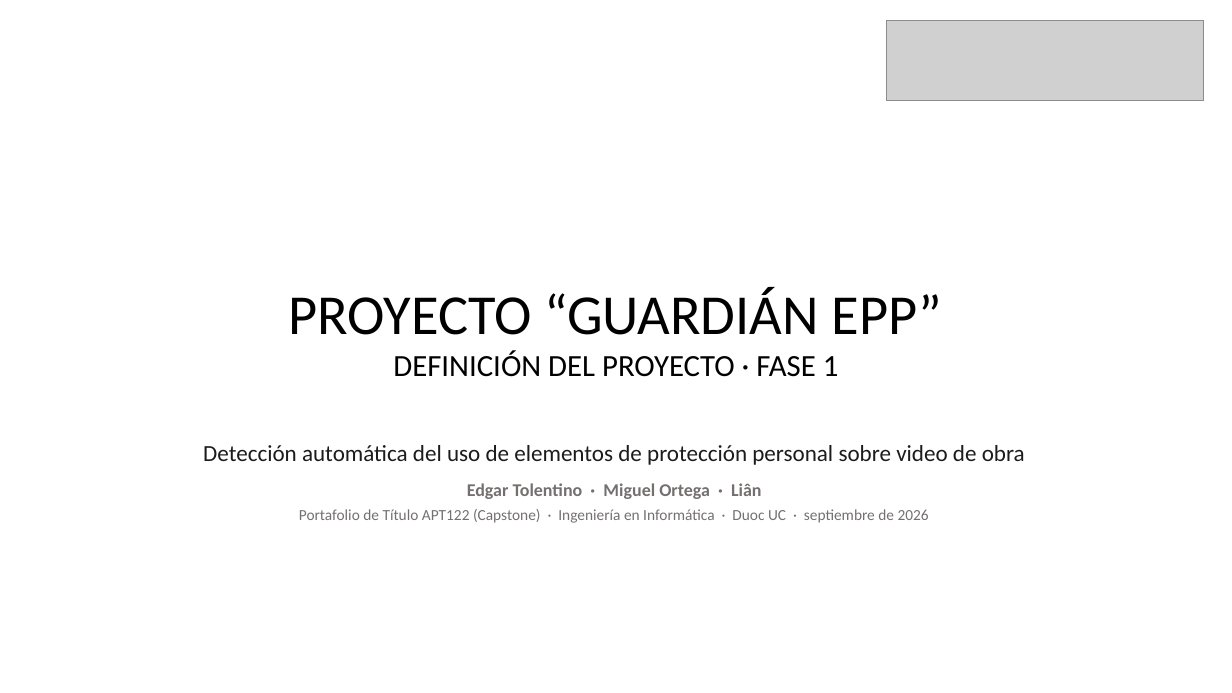
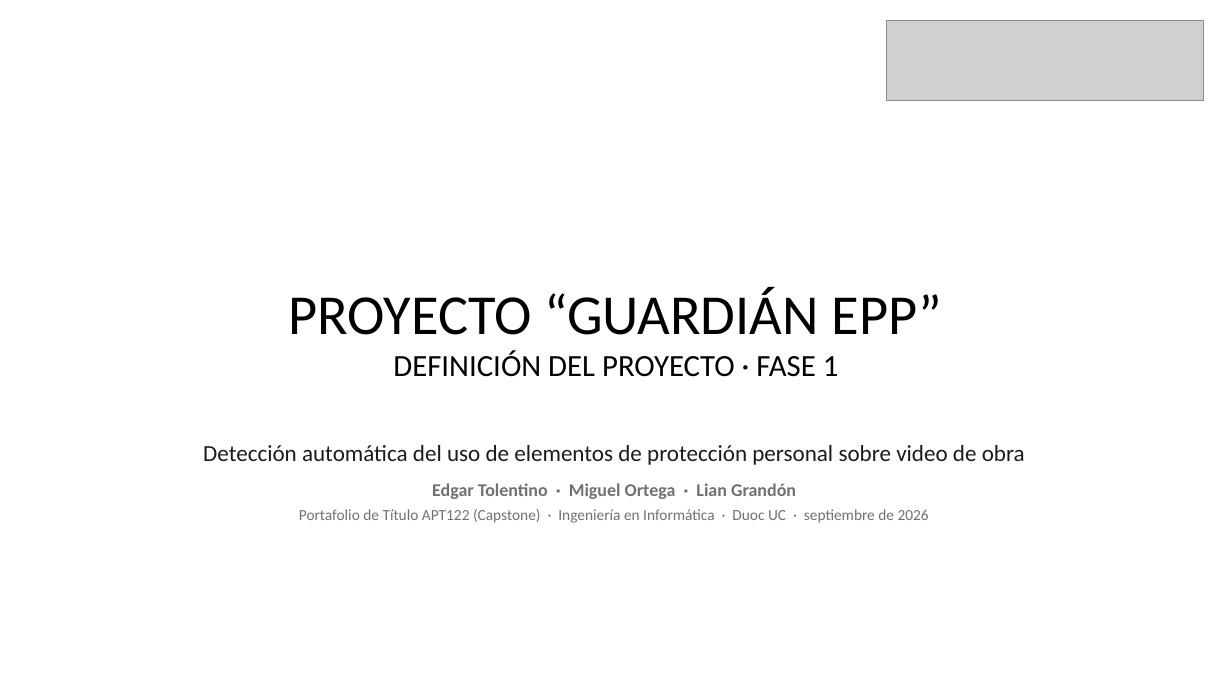
Before and after one commit to EdgarTolentino/proyecto-capstone-2026, a slide deck: slide 1 of Fase 1/Evidencias Grupales/Presentación Proyecto.pptx. Drawn at 1232x693 pixels with LibreOffice and Linux fonts; fonts in the diff are those of the drawing; grey boxes stand for pictures. Boxes give left, top, right and bottom in pixels: in the first picture for what was removed or moved away, otherwise in the second. Text is boxed around its words. In the diff, an @@ line names an element or a change of style, - is before the commit and + after.

```diff
--- a/Fase 1/Evidencias Grupales/Presentación Proyecto.pptx
+++ b/Fase 1/Evidencias Grupales/Presentación Proyecto.pptx
@@ text at [432,483,796,499]: text changed @@
-Edgar Tolentino · Miguel Ortega · Liân
+Edgar Tolentino · Miguel Ortega · Lian Grandón
```
Also in this commit, not shown: 1 other slide changed, 1 other file.
